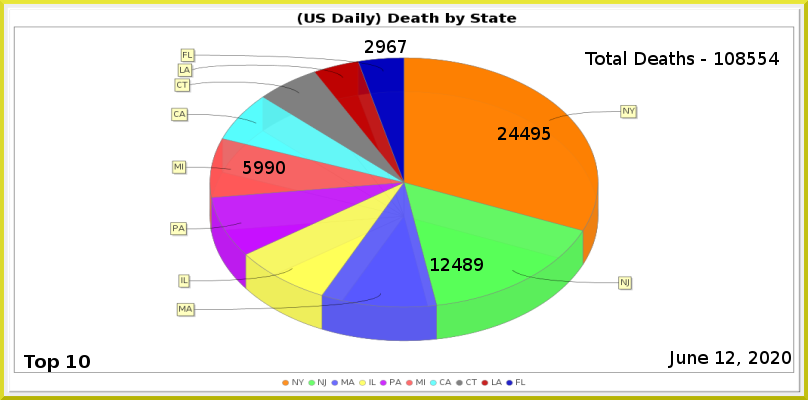
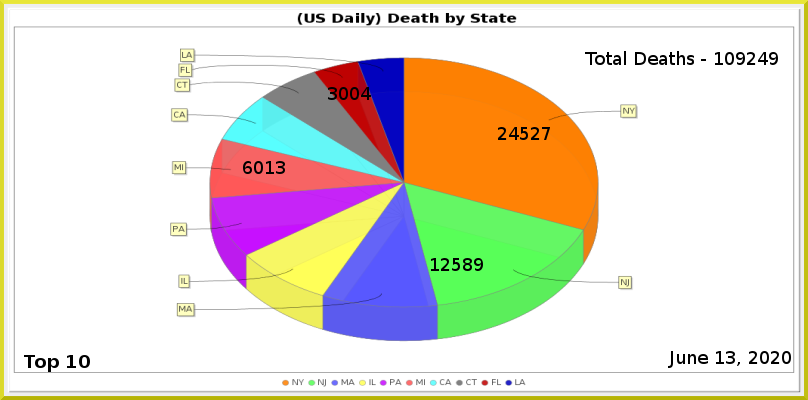
Before/after of a 808 × 400 layered artwork. What changed in the layer stack:
painted on "Least" over left=328, top=40, right=406, bottom=100
painted on "MI" over left=243, top=161, right=285, bottom=174
painted on "NJ" over left=452, top=258, right=462, bottom=271
painted on "NY" over left=520, top=127, right=550, bottom=140
renamed "Total Deaths - 108554" to "Total Deaths - 109249", painted on it over left=736, top=52, right=779, bottom=65
painted on "Current Date" over left=726, top=351, right=735, bottom=364
painted on "Death_by_State.png" over left=170, top=48, right=638, bottom=386
